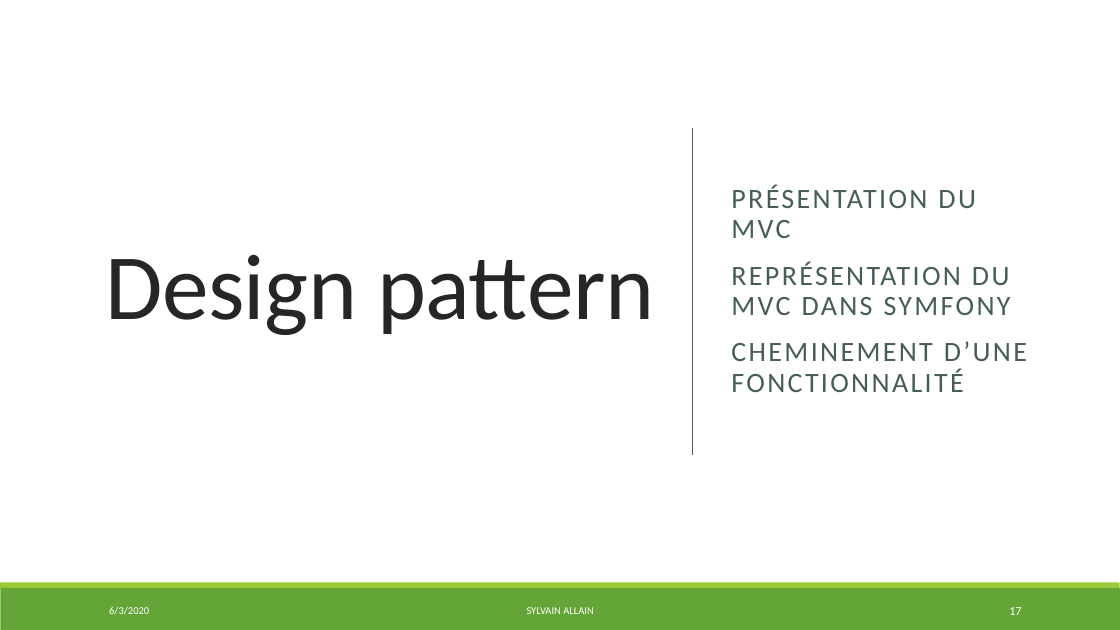
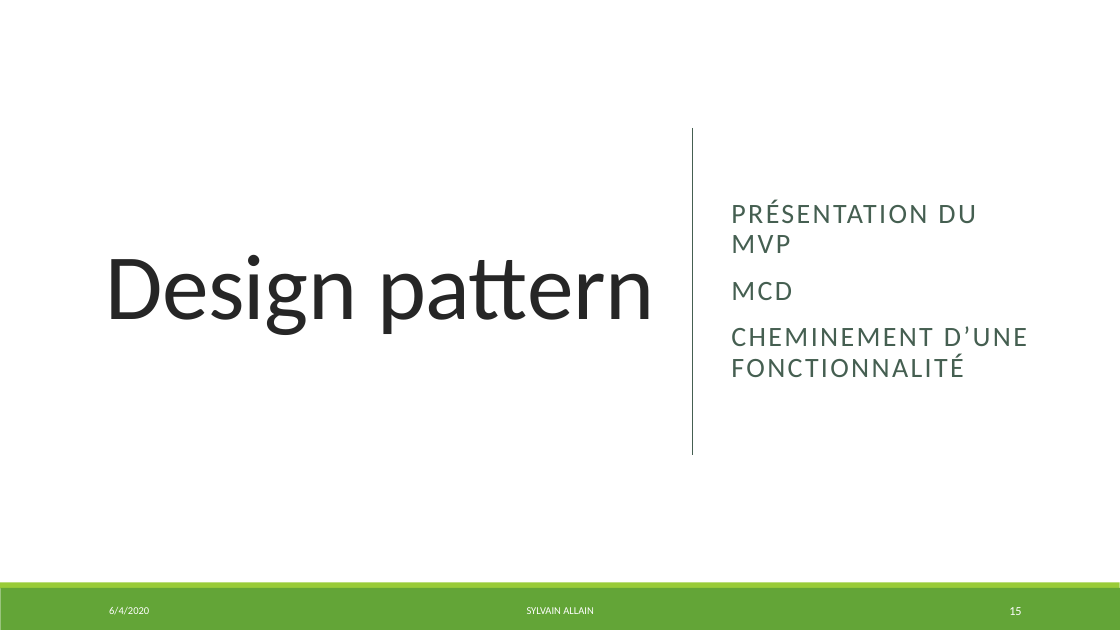
Before and after one commit to S2LF/ProjetPro, a slide deck: slide 15 of ProjetTof’Box.pptx (slide 17 before the commit). Drawn at 1120x630 pixels with LibreOffice and Linux fonts; fonts in the diff are those of the drawing. Boxes give left, top, right and bottom in pixels: in the first picture for what was removed or moved away, otherwise in the second. Text is boxed around its words. In the diff, an @@ line names an element or a change of style, - is before the commit and + after.

```diff
--- a/ProjetTof’Box.pptx
+++ b/ProjetTof’Box.pptx
@@ text at bbox=[731, 200, 976, 300]: text changed @@
-PRÉSENTATION DU MVC
-REPRÉSENTATION DU MVC DANS SYMFONY
+PRÉSENTATION DU MVP
+MCD
@@ text at bbox=[109, 607, 149, 615]: text changed @@
-6/3/2020
+6/4/2020
@@ page number at bbox=[1009, 607, 1021, 615]: text changed @@
-17
+15
```
Also in this commit, not shown: 28 other slides changed, 1 slide removed, 3 other files.
